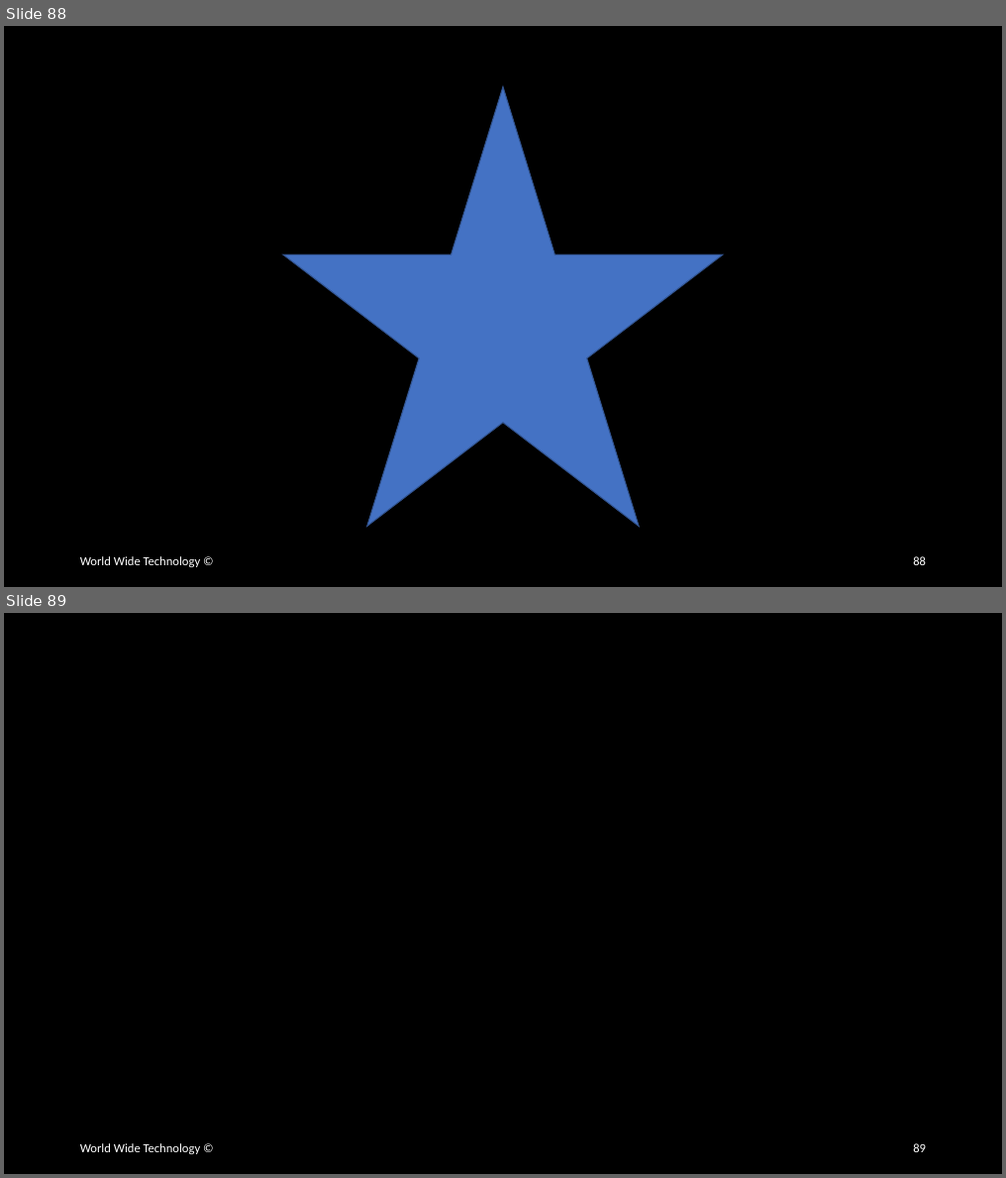
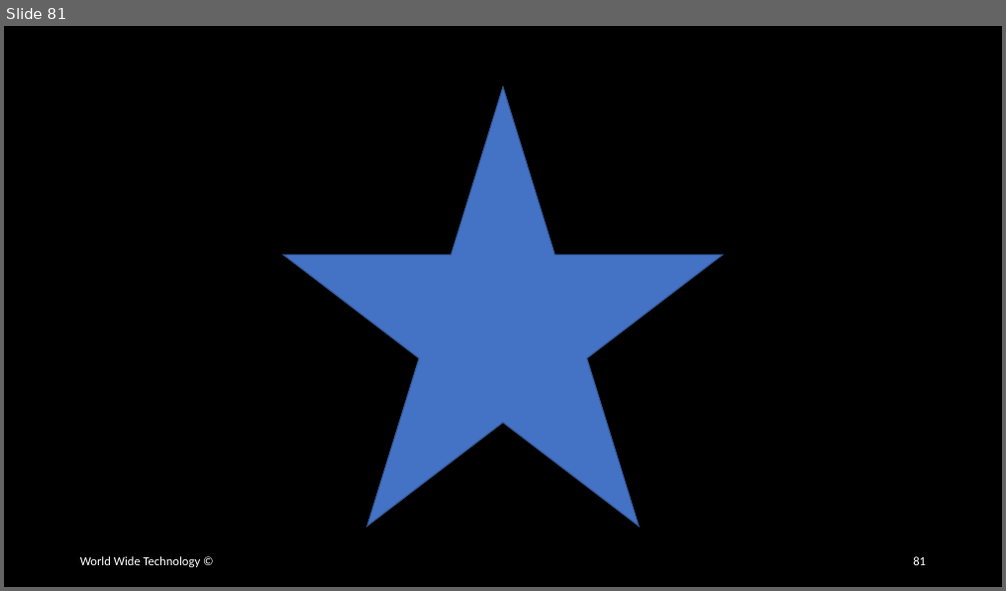
Before and after one commit to wwt/curl-requests-foundations, a slide deck: curl-requests-foundations.pptx. Shown one above the other, each under a label of ours: slides 88 and 89 before the commit, slide 81 after it. The pictures are 1006x1178 and 1006x591 pixels, drawn with LibreOffice and Linux fonts; fonts in the diff are those of the drawing. Boxes give left, top, right and bottom in pixels: in the first picture for what was removed or moved away, otherwise in the second. Text is boxed around its words. In the diff, an @@ line names an element or a change of style, - is before the commit and + after.

```diff
--- a/curl-requests-foundations.pptx
+++ b/curl-requests-foundations.pptx
@@ slide 89 removed at [4,613,1002,1174], background #000000 @@
@@ text removed at [80,1144,201,1155] @@
-World Wide Technology ©
@@ page number removed at [913,1144,926,1153] @@
-89
@@ what was slide 88 is now slide 81 @@
@@ page number at [913,557,926,566]: text changed @@
-88
+81
```
Also in this commit, not shown: 7 slides changed, 12 other slides removed.
